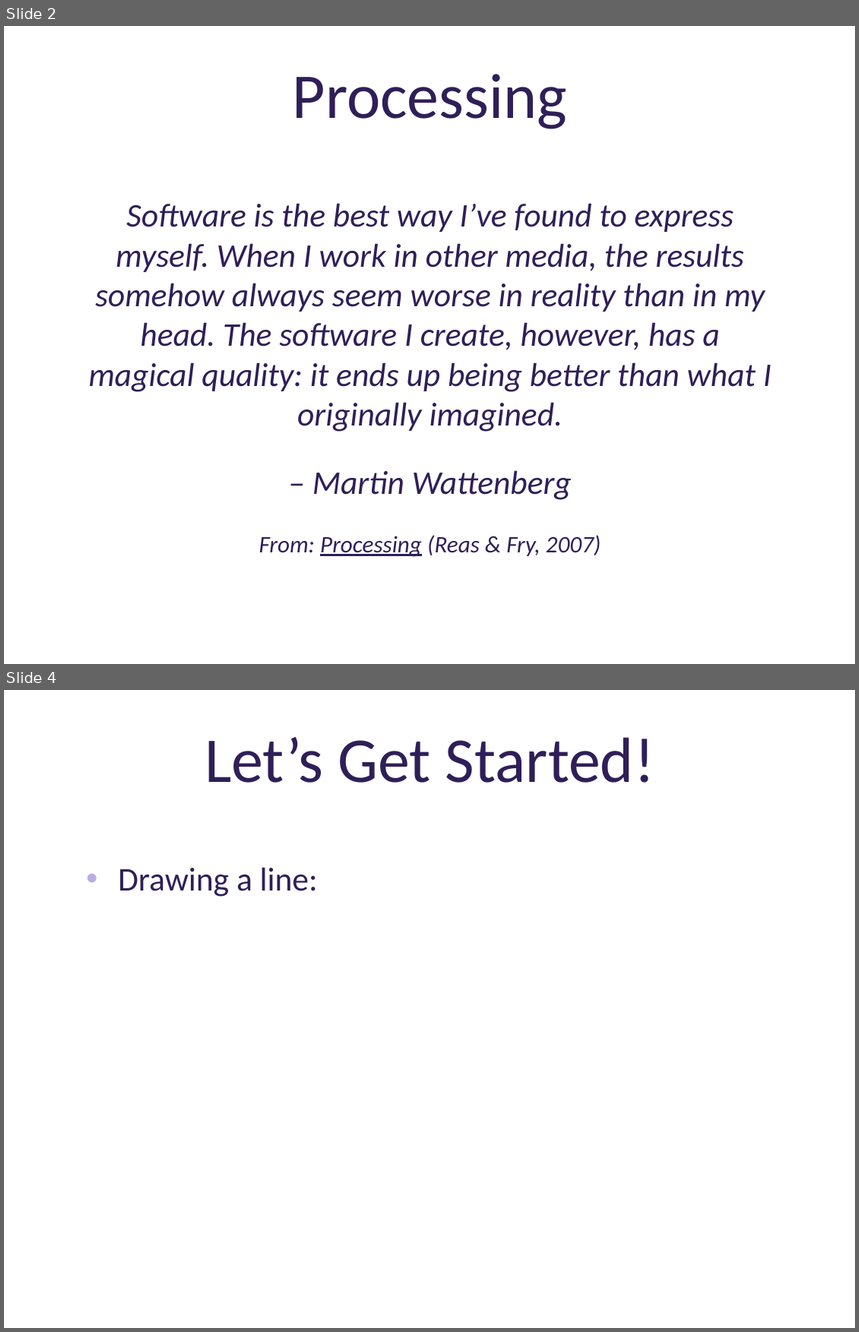
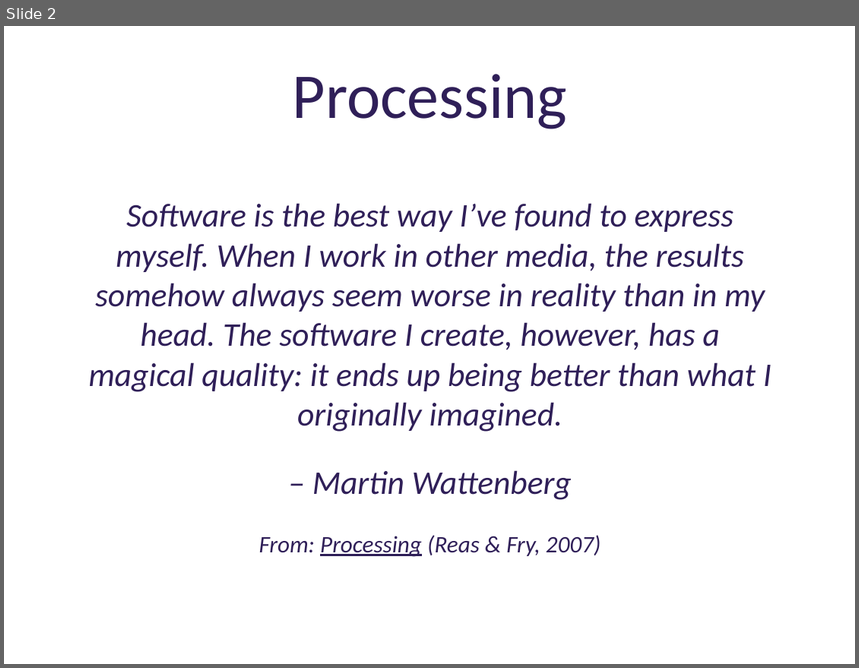
Before and after one commit to deenaengel/TF3_ProcessingSlides, a slide deck: Processing_Presentation_TF3_DE_notes.pptx. Shown one above the other, each under a label of ours: slides 2 and 4 before the commit, slide 2 after it; the slides between them are not shown. The pictures are 859x1332 and 859x668 pixels, drawn with LibreOffice and Linux fonts; fonts in the diff are those of the drawing; background and template pictures are left out. Boxes give left, top, right and bottom in pixels: in the first picture for what was removed or moved away, otherwise in the second. Text is boxed around its words. In the diff, an @@ line names an element or a change of style, - is before the commit and + after.

```diff
--- a/Processing_Presentation_TF3_DE_notes.pptx
+++ b/Processing_Presentation_TF3_DE_notes.pptx
@@ slide 4 removed at (4, 690, 855, 1328), background picture (left out) @@
@@ title removed at (205, 737, 655, 783) @@
-Let’s Get Started!
@@ text removed at (118, 867, 318, 897) @@
-• Drawing a line:
```
Also in this commit, not shown: 2 slides changed, 16 slides added.
